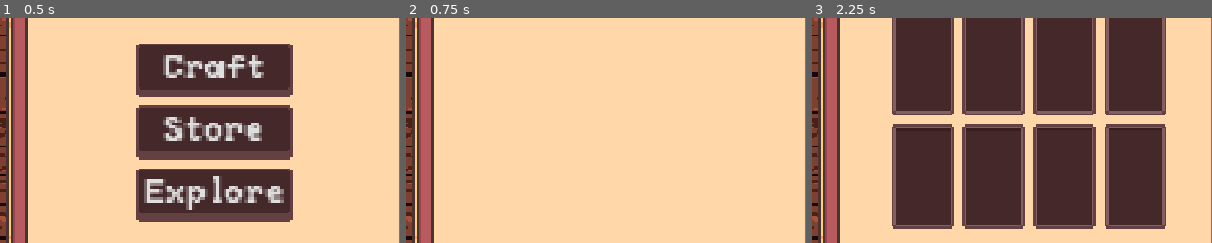
Above: before the commit, frames 1-3 (left to right).
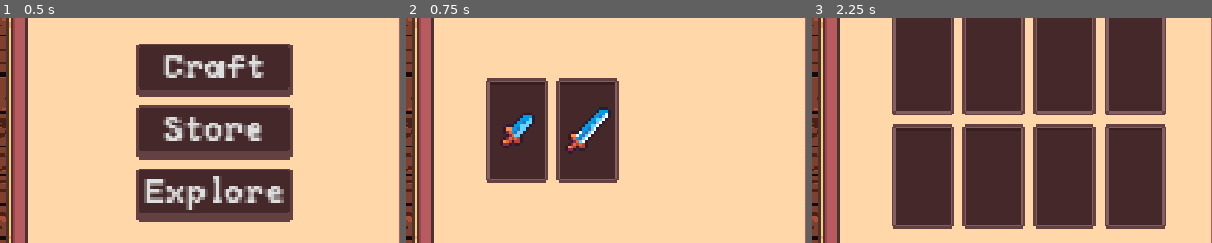
Above: after the commit, the same moments.

Repository: Blortlett/GodotIdle
Game: Godot game, scene res://Scenes/GuiNode.tscn
The game is run twice, just before and just after one commit, with the same random seed, the same clock (stepped at 60 frames per second) and the same inputs.
Inputs:
- Up to frame 1 (0.5 s): no input
- Up to frame 2 (0.75 s): click "Craft" at 0.5 s
- Up to frame 3 (2.25 s): click "Home" at 1.25 s; click "Store" at 2 s
The pictures show only the part of the screen within x 0-50%, y 25-75%; the shares and areas given below are measured in that part.

Frame 1 is identical in both runs. In frame 2, 15% of the frame differs, in the area x 20-54%, y 26-74%; in frame 3, nothing differs.

Commit message:
Craftable items UI now shows up when crafting menu is opened

Diff:
--- a/Inventory/UI/InventoryUI/nInvSlotUI.tscn
+++ b/Inventory/UI/InventoryUI/nInvSlotUI.tscn
@@ -4,7 +4,7 @@
 [ext_resource type="Texture2D" uid="uid://c2ua4d1e13ss1" path="res://Art/TravelBookUI/Sprites/UI_TravelBook_Slot01a.png" id="1_fxivn"]
 [ext_resource type="Texture2D" uid="uid://cj3s6gf7cewsn" path="res://Art/Items/Items32x32.png" id="3_47yyq"]
 
-[node name="InvSlotUI" type="Panel"]
+[node name="InvSlotUI" type="Panel" node_paths=PackedStringArray("mItemVisual", "mAmountText")]
 self_modulate = Color(1, 1, 1, 0)
 custom_minimum_size = Vector2(30, 30)
 anchors_preset = 15
@@ -13,6 +13,8 @@
 grow_horizontal = 2
 grow_vertical = 2
 script = ExtResource("1_dvaq4")
+mItemVisual = NodePath("CenterContainer/Panel/ItemDisplaySprite")
+mAmountText = NodePath("CenterContainer/Panel/Label")
 
 [node name="CenterContainer" type="CenterContainer" parent="."]
 custom_minimum_size = Vector2(30, 30)
--- a/Inventory/UI/InventoryUI/scrSlotUI.gd
+++ b/Inventory/UI/InventoryUI/scrSlotUI.gd
@@ -1,7 +1,7 @@
 class_name SlotUI extends Panel
 
-@onready var mItemVisual: Sprite2D = $CenterContainer/Panel/ItemDisplaySprite;
-@onready var mAmountText: Label = $CenterContainer/Panel/Label;
+@export var mItemVisual: Sprite2D;
+@export var mAmountText: Label;
 @export var mIsEquipmentSlot: bool;
 @export var mEquipmentType: InvItem.ArmorSlot;
 
--- /dev/null
+++ b/UI/CraftMenuUI/CraftSlot/nCraftableSlot.tscn
@@ -0,0 +1,18 @@
+[gd_scene load_steps=3 format=3 uid="uid://dnumj36aibnqw"]
+
+[ext_resource type="Script" uid="uid://4jf625vheklf" path="res://UI/CraftMenuUI/CraftSlot/scrCraftableSlotUI.gd" id="1_u64yr"]
+[ext_resource type="PackedScene" uid="uid://0luyfwm87ckl" path="res://Inventory/UI/InventoryUI/nInvSlotUI.tscn" id="1_y81jp"]
+
+[node name="CraftableSlotUI" type="Control" node_paths=PackedStringArray("mInvSlotUI")]
+custom_minimum_size = Vector2(30, 50)
+layout_mode = 3
+anchors_preset = 15
+anchor_right = 1.0
+anchor_bottom = 1.0
+grow_horizontal = 2
+grow_vertical = 2
+script = ExtResource("1_u64yr")
+mInvSlotUI = NodePath("InvSlotUI")
+
+[node name="InvSlotUI" parent="." instance=ExtResource("1_y81jp")]
+layout_mode = 1
--- /dev/null
+++ b/UI/CraftMenuUI/CraftSlot/scrCraftableSlotUI.gd
@@ -0,0 +1,8 @@
+class_name CraftableSlotUI extends Node
+@export var mInvSlotUI: SlotUI
+var mInvSlot: InvSlot = InvSlot.new()
+
+func SetDisplayItem(_Item: InvItem):
+	mInvSlot.item = _Item
+	print_debug(mInvSlotUI)
+	mInvSlotUI.update(mInvSlot)
--- a/UI/CraftMenuUI/nCraftMenuUI.tscn
+++ b/UI/CraftMenuUI/nCraftMenuUI.tscn
@@ -18,12 +18,14 @@
 
 [node name="GridContainer" type="GridContainer" parent="."]
 layout_mode = 1
-anchors_preset = 15
-anchor_right = 1.0
-anchor_bottom = 1.0
-grow_horizontal = 2
+anchors_preset = 4
+anchor_top = 0.5
+anchor_bottom = 0.5
+offset_left = 37.0
+offset_right = 37.0
 grow_vertical = 2
 mouse_filter = 2
+columns = 4
 script = ExtResource("2_san1y")
 Craftables = ExtResource("3_qj0yf")
 
--- a/UI/CraftMenuUI/scrCraftMenuUI.gd
+++ b/UI/CraftMenuUI/scrCraftMenuUI.gd
@@ -1,17 +1,19 @@
 class_name CraftMenu extends Control;
 # Button name list
 var ButtonNames: Array[String];
-# Button storage
+# Crafting Slot button storage
 @export var ButtonParent: GridContainer;
-var Buttons: Array[Button];
-# HomeButton
-@onready var mHomeButton: Control = get_node("Button");
+# Button spawnable:
+@export var CraftButtonSpawnable: PackedScene = preload("res://UI/CraftMenuUI/CraftSlot/nCraftableSlot.tscn")
+var mCraftButtons: Array[Button];
 
 # Gamestate Manager
 @onready var mGameStateManager: GameStateManager = get_tree().get_root().get_node("Node/GameStateManager")
 # Crafting Dictionary:
 @onready var mCraftingDictionary: CraftRecipies = get_node("GridContainer")
 
+# HomeButton
+@onready var mHomeButton: Control = get_node("Button");
 
 func _ready() -> void:
 	mHomeButton.pressed.connect(ReturnHome)
@@ -21,7 +23,15 @@
 	print_debug(":: CRAFTING ::")
 	var CraftableRecipes: Array[Recipe] = mCraftingDictionary.GetCraftableRecipies()
 	for i in range(CraftableRecipes.size()):
+		var craftButton: CraftableSlotUI= CraftButtonSpawnable.instantiate()
+		craftButton.SetDisplayItem(CraftableRecipes[i].Products[0].Item)
+		mCraftButtons.append(craftButton)
+		ButtonParent.add_child(craftButton)
 		print_debug("recipe craftable: " + CraftableRecipes[i].Products[0].Item.name)
+
+func RemoveCraftables():
+	for child in ButtonParent.get_children():
+		child.queue_free()
 
 # -= Menu functionality =-
 #Home Button
@@ -31,3 +41,5 @@
 func CheckMenuOpen(new_state_type: GameState.StateType):
 	if new_state_type == GameState.StateType.CRAFTING:
 		RefreshCraftables()
+	else:
+		RemoveCraftables()
Not shown, added: UI/CraftMenuUI/CraftSlot/scrCraftableSlotUI.gd.uid
Not shown, added: UI/CraftMenuUI/CraftSlot/nCraftableSlot.tscn10382224892.tmp
